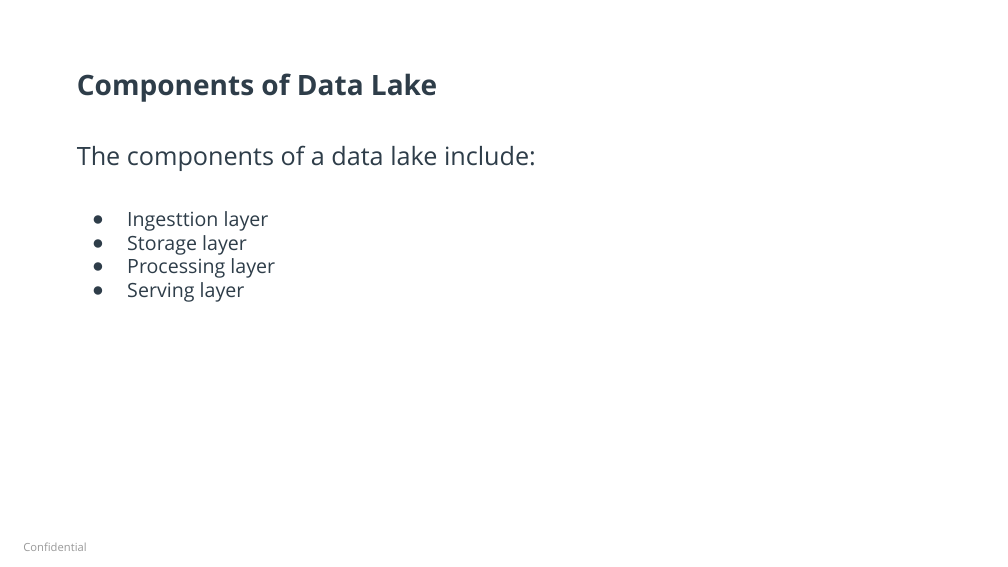
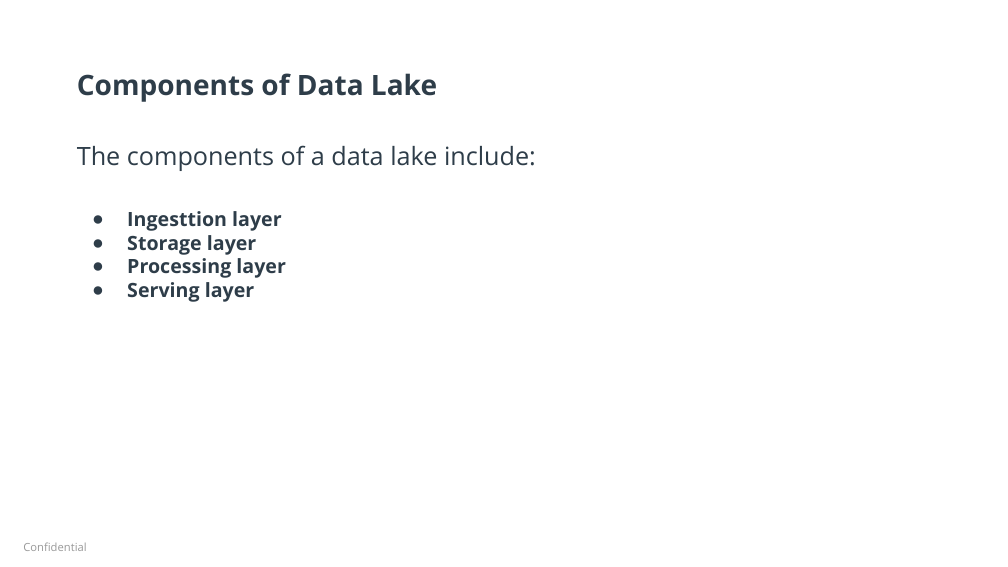
Before and after one commit to hereiamken/Udacity-Data-Architect, a slide deck: slide 4 of enterprise-data-lake-system/DataLakeSolutionArchitectureDiagram.pptx. Drawn at 1008x567 pixels with LibreOffice and Linux fonts; fonts in the diff are those of the drawing; background and template pictures are left out. Boxes give left, top, right and bottom in pixels: in the first picture for what was removed or moved away, otherwise in the second. Text is boxed around its words. In the diff, an @@ line names an element or a change of style, - is before the commit and + after.

```diff
--- a/enterprise-data-lake-system/DataLakeSolutionArchitectureDiagram.pptx
+++ b/enterprise-data-lake-system/DataLakeSolutionArchitectureDiagram.pptx
@@ text "Ingesttion layer" at [127,211,286,302]: bold on @@
```
Also in this commit, not shown: 2 other slides changed, 1 other file.
